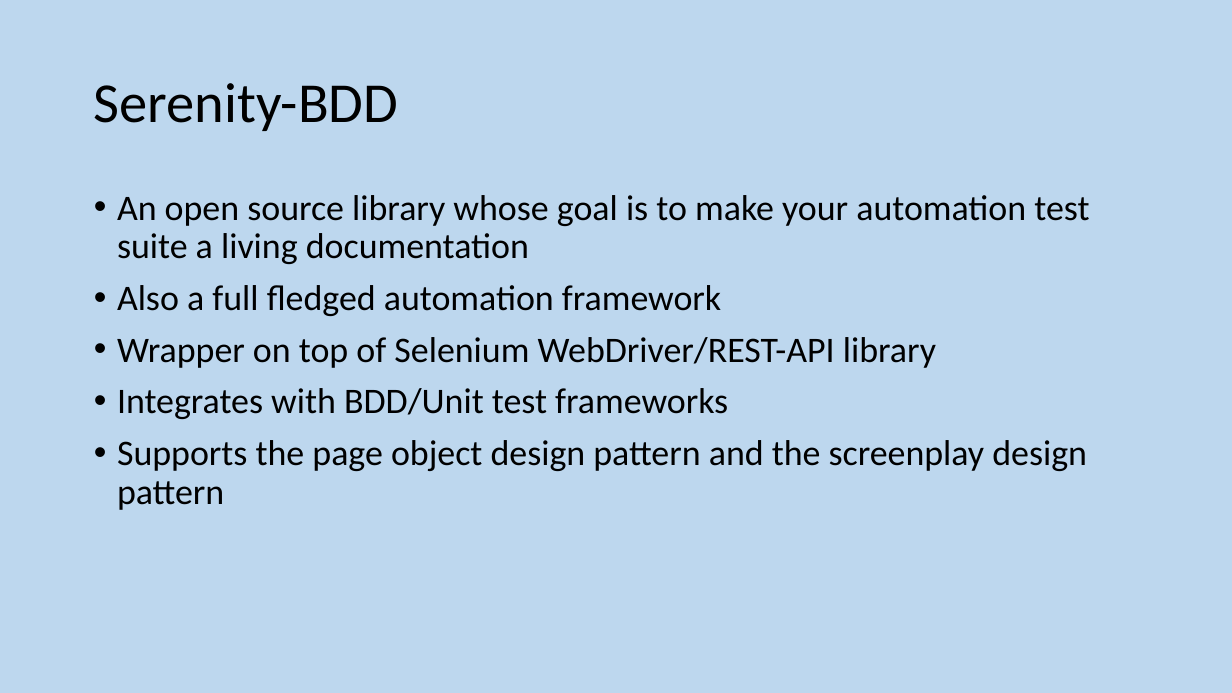
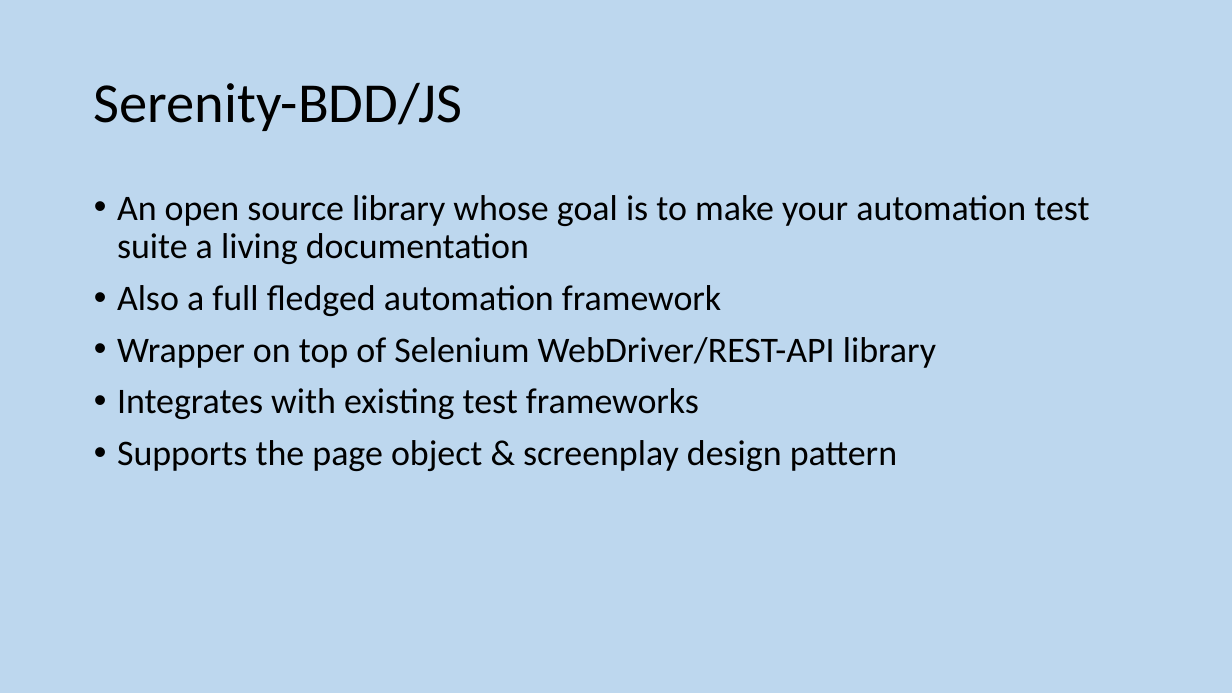
Before and after one commit to GeeChao/serenityjourneydemo, a slide deck: slide 3 of STAG - Screenplay demo.pptx. Drawn at 1232x693 pixels with LibreOffice and Linux fonts; fonts in the diff are those of the drawing. Boxes give left, top, right and bottom in pixels: in the first picture for what was removed or moved away, otherwise in the second. Text is boxed around its words. In the diff, an @@ line names an element or a change of style, - is before the commit and + after.

```diff
--- a/STAG - Screenplay demo.pptx
+++ b/STAG - Screenplay demo.pptx
@@ title at bbox=[94, 82, 463, 131]: text changed @@
-Serenity-BDD
+Serenity-BDD/JS
@@ text at bbox=[117, 388, 897, 471]: text changed @@
-• Integrates with BDD/Unit test frameworks
-• Supports the page object design pattern and the screenplay design pattern
+• Integrates with existing test frameworks
+• Supports the page object & screenplay design pattern
```
Also in this commit, not shown: 14 other slides changed, 6 other files.
